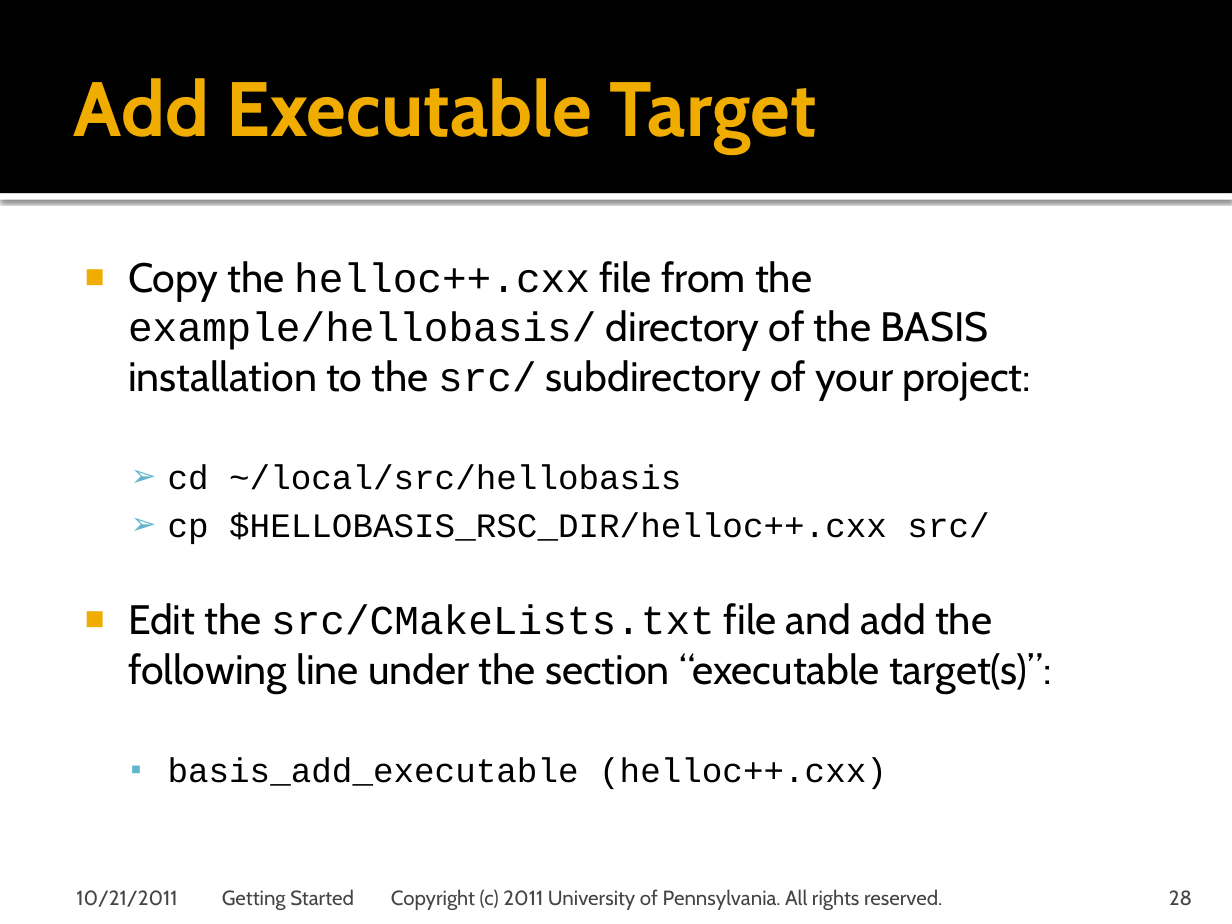
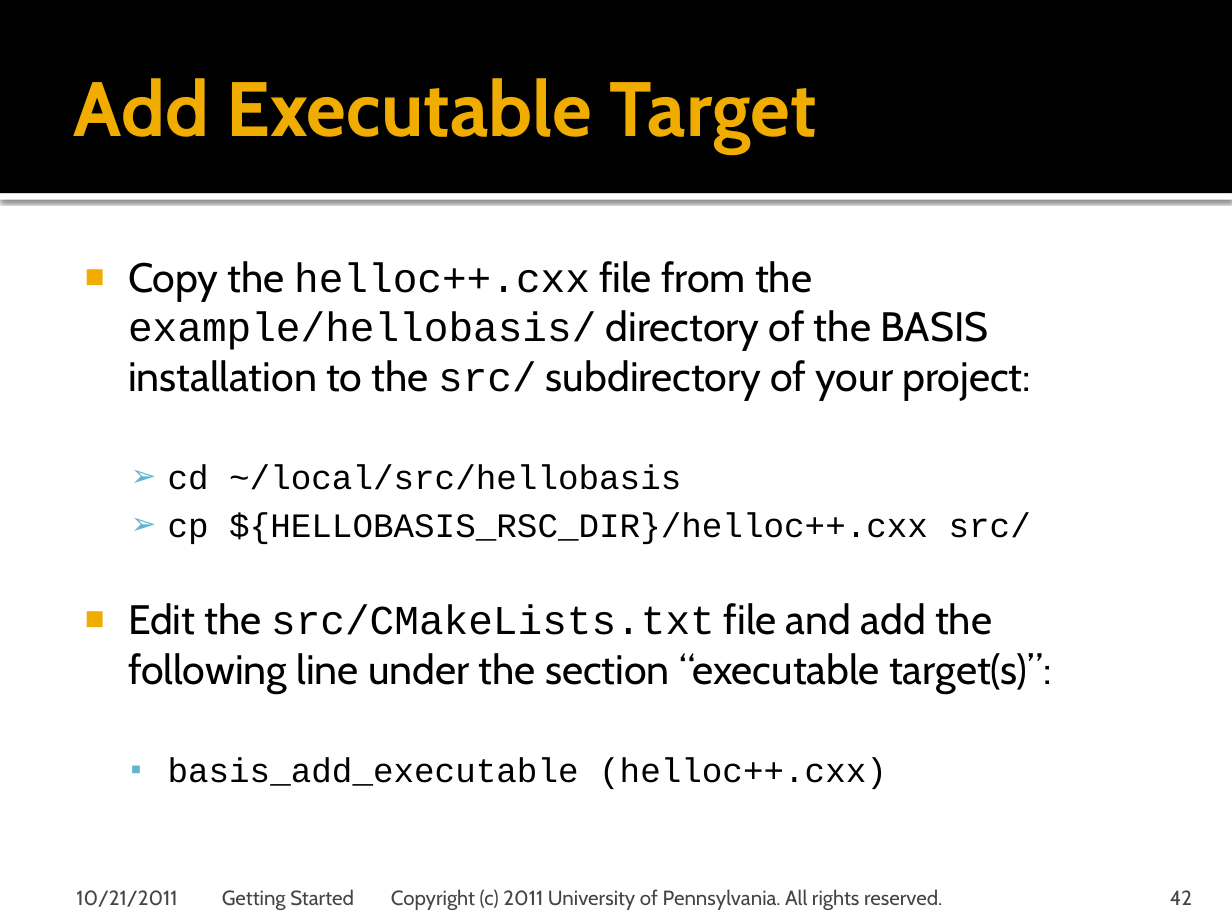
Before and after one commit to cmake-basis/legacy, a slide deck: slide 42 of doc/tutorials/BASIS Tutorial - 02 Getting Started.pptx (slide 28 before the commit). Drawn at 1232x924 pixels with LibreOffice and Linux fonts; fonts in the diff are those of the drawing; background and template pictures are left out. Boxes give left, top, right and bottom in pixels: in the first picture for what was removed or moved away, otherwise in the second. Text is boxed around its words. In the diff, an @@ line names an element or a change of style, - is before the commit and + after.

```diff
--- a/doc/tutorials/BASIS Tutorial - 02 Getting Started.pptx
+++ b/doc/tutorials/BASIS Tutorial - 02 Getting Started.pptx
@@ text at (168, 512, 1031, 544): text changed @@
-  ➢ cp $HELLOBASIS_RSC_DIR/helloc++.cxx src/
+  ➢ cp ${HELLOBASIS_RSC_DIR}/helloc++.cxx src/
@@ page number at (1170, 890, 1192, 905): text changed @@
-28
+42
```
Also in this commit, not shown: 9 other slides changed, 14 slides added, 2 other files.
